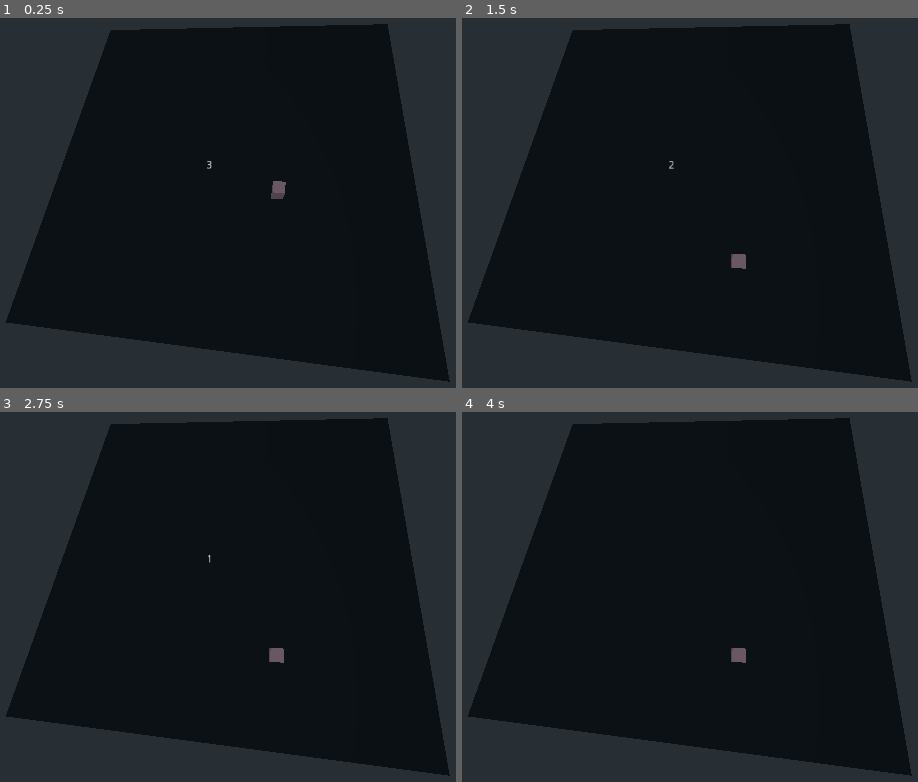
Above: before the commit, frames 1-4 (two rows, left to right).
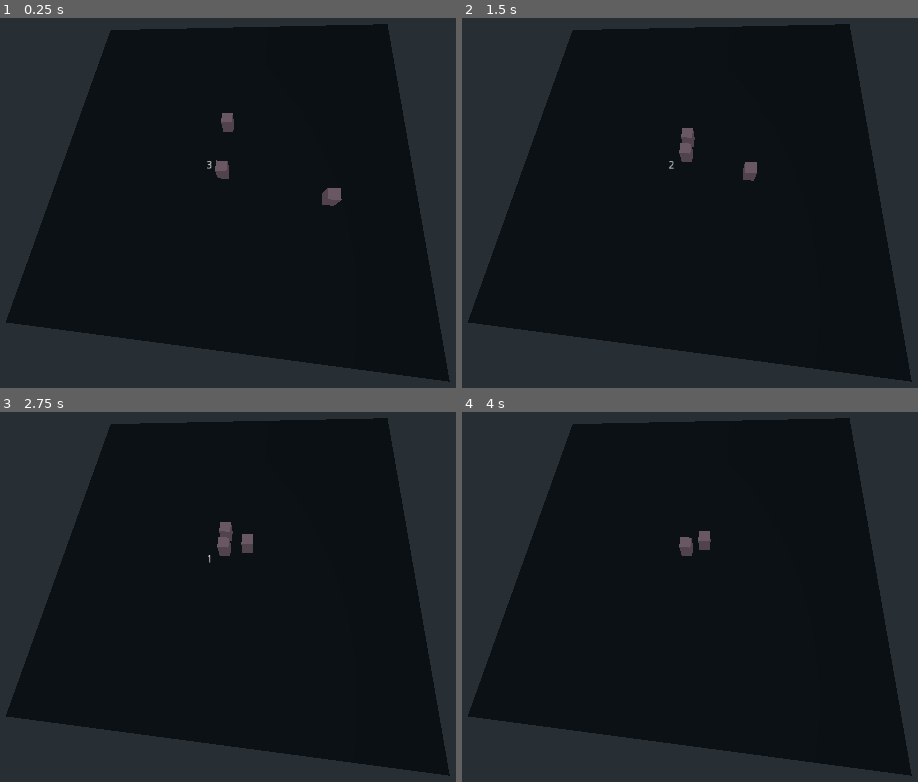
Above: after the commit, the same moments.

Repository: daavidtech/starwars_autochess
Game: Godot game, scene res://scenes/PlayGame.tscn
Two runs of this game, one before a commit and one after it. Both use one fixed random seed, a clock stepped at 60 frames per second and the inputs below. This scene is started directly instead of the project's main scene.
Inputs (mouse positions are in pixels of both pictures, inside the frame that each line leads up to):
- Up to frame 1 (0.25 s): no input
- Up to frame 2 (1.5 s): move the mouse to (872, 173) at 0.52 s; move the mouse to (534, 217) at 1.27 s
- Up to frame 3 (2.75 s): move the mouse to (314, 486) at 2.02 s
- Up to frame 4 (4 s): move the mouse to (658, 682) at 2.77 s; tap Enter at 3.5 s; move the mouse to (outside the picture) at 3.52 s

The runs differ from the first frame. In frame 1, 0.6% of the frame differs, in the area x 47-75%, y 25-51%; in frame 2, 0.5%; in frame 3, 0.5%; in frame 4, 0.4%.

Commit message:
Implment simple battle scenario

Diff:
--- a/scripts/Collision.gd
+++ /dev/null
@@ -1,16 +0,0 @@
-extends Node
-
-
-# Declare member variables here. Examples:
-# var a = 2
-# var b = "text"
-
-
-# Called when the node enters the scene tree for the first time.
-func _ready():
-	pass # Replace with function body.
-
-
-# Called every frame. 'delta' is the elapsed time since the previous frame.
-#func _process(delta):
-#	pass
--- a/scripts/Droid.gd
+++ b/scripts/Droid.gd
@@ -8,31 +8,5 @@
 
 onready var parent_coordinates = get_parent().translation
 
-func _integrate_forces(state):
-	if dragging:
-		var viewport = get_viewport()
-
-		var camera = viewport.get_camera()
-		var mouse_position = viewport.get_mouse_position()
-
-		var from = camera.project_ray_origin(mouse_position)
-		var to = from + camera.project_ray_normal(mouse_position) * 200
-
-		var direct_state = get_world().direct_space_state
-
-		var collision = direct_state.intersect_ray(from, to, [], 5)
-
-		if collision:
-			if collision.collider.is_in_group("Characters"):
-				return
-
-			var xform = state.get_transform()
-
-			xform.origin.x = collision.position.x
-			xform.origin.z = collision.position.z
-			xform.origin.y = collision.position.y + 5
-
-			state.set_transform(xform)
-
 func attack():
-	print("attack")
+	attack_closest_unit()
--- /dev/null
+++ b/scripts/PathCoordinator.gd
@@ -0,0 +1,24 @@
+extends Node
+
+var Unit = preload("res://scripts/Unit.gd")
+
+var x = null
+var y = null
+
+var units = {}
+
+func get_units():
+	return units.values()
+
+func add_unit(unit):
+	units[unit.get_instance_id()] = unit
+
+func remove_unit(unit):
+	units.erase(unit.get_instance_id())
+
+func set_size(x, y):
+	x = x
+	y = y
+
+func commit_path():
+	pass
--- a/scripts/PlayGame.gd
+++ b/scripts/PlayGame.gd
@@ -1,11 +1,14 @@
 extends Spatial
 
 var Droid = preload("res://scenes/Droid.tscn")
+var PathCoordinator = preload("res://scripts/PathCoordinator.gd")
 
 onready var game_map = $GameMap
 onready var game_start_timer = $GameStartTimer
 onready var start_time_left = $Control/StartTimeLeft
 onready var game_grid = $GameMap/GameGrid
+
+onready var path_coordinator = PathCoordinator.new()
 
 var your_units = []
 var enemy_units = []
@@ -13,41 +16,25 @@
 var start_timer_tics = 0
 export var game_start_time = 3
 
-var droids = []
+const YOU = 1
+const ENEMY = 2
 
 func _ready():
-	print("map scale", game_map.transform)
-
 	start()
 
-func spawn_droid(x, z):
-	var new_droid = Droid.instance()
-
-	new_droid.set_game_grid(game_grid)
-	new_droid.transform.origin.x = x
-	new_droid.transform.origin.z = z
-	new_droid.transform.origin.y = transform.origin.y
-
-	game_map.add_child(new_droid)
-
-	droids.push_back(new_droid)
-
-func move_all_droids(x, z):
-	for droid in droids:
-		droid.move_to_point(x, z)
-
-func spawn_unit(x: int, y: int, Unit):
+func spawn_unit(x: int, y: int, Unit, team: int):
 	var new_unit = Unit.instance()
 
-	var origin = game_grid.get_column_origin(x, y)
+	new_unit.set_position(x, y)
 
-	print("origin ", origin)
+	new_unit.team = team
+	new_unit.set_path_coordinator(path_coordinator)
+	new_unit.connect("death", self, "_on_unit_death")
+	path_coordinator.add_unit(new_unit)
 
-	new_unit.transform.origin.x = origin.x
-	new_unit.transform.origin.z = origin.z
-	new_unit.transform.origin.y = transform.origin.y
+	game_map.add_child(new_unit)
 
-	game_grid.add_unit(new_unit)
+	return new_unit
 
 func start():
 	game_start_timer.start()
@@ -56,14 +43,21 @@
 
 	var size = game_map.get_size()
 
-	var new_droid = Droid.instance()
+	var your_unit = spawn_unit(0, -2, Droid, YOU)
 
-	new_droid.transform.origin.z = 3
+	var your_unit2 = spawn_unit(6, -3, Droid, YOU)
 
-	game_map.add_child(new_droid)
+	var enemy_unit = spawn_unit(0, 2, Droid, ENEMY)
 
-	new_droid.move(3, -6)
+	your_unit.attack()
+	enemy_unit.attack()
+	your_unit2.attack()
 
+func _on_unit_death(unit):
+	print("on unit death")
+
+	game_map.remove_child(unit)
+	path_coordinator.remove_unit(unit)
 
 func _on_GameStartTimer_timeout():
 	start_timer_tics += 1
--- a/scripts/Unit.gd
+++ b/scripts/Unit.gd
@@ -1,17 +1,50 @@
 extends KinematicBody
 
-export var speed = 10
+export var health = 100
+export var speed = 2
 export var attack_range = 1
+export var attack_rate = 1
+
+signal death(unit)
 
 var move_destination = null
 var move_direction = null
 
-var game_grid = null
+var path_coordinator = null
 
-func set_game_grid(g):
-	game_grid = g
+var current_target = null
+
+var team = null
+
+var since_last_hit = 0
+
+func set_path_coordinator(c):
+	path_coordinator = c
 
 func _physics_process(delta):
+	since_last_hit += delta
+
+	if current_target:
+		var my_position = get_position()
+		var target_position = current_target.get_position()
+
+		if (my_position.x > target_position.x - 1 and my_position.x < target_position.x + 1
+			and my_position.y > target_position.y - 1 and my_position.y < target_position.y + 1):
+			stop()
+
+			if since_last_hit > attack_rate:
+				hit_target()
+				since_last_hit = 0
+
+			if current_target.is_death():
+#				print("it is death")
+
+				current_target = null
+
+				attack_closest_unit()
+		else:
+			move(target_position.x, target_position.y)
+
 	if move_direction != null:
 		handle_move(delta)
 
@@ -25,8 +58,6 @@
 
 		step_size = move_direction.length()
 		stop_now = true
-
-	print("translation.x ", translation.x, " destination.x ", move_destination.x)
 
 	if move_destination.x > translation.x and translation.x + step_size > move_destination.x:
 		move_direction.x = 0
@@ -47,15 +78,28 @@
 		move_destination = null
 
 func stop():
-	print("stopping now")
+	move_destination = null
+	move_direction = null
 
 func move(x, y):
-	print("moving to point")
+#	print("moving to point")
 
 	move_destination = Vector3(y, transform.origin.y, x)
 
 	move_direction = move_destination - translation
 
+func set_position(x, y):
+	translation.x = y
+	translation.z = x
+
+func get_position():
+	return {
+		"x": translation.z,
+		"y": translation.x
+	}
+
+func set_current_target(t):
+	current_target = t
 
 func find_closest_enemy():
 	var direct_state = get_world().direct_space_state
@@ -72,3 +116,26 @@
 	for collision in collisions:
 		if collision.collider.has_group("enemy"):
 			return collision.collider
+
+
+func attack_closest_unit():
+	var units = path_coordinator.get_units()
+
+	for unit in units:
+		if unit != self and unit.team != team:
+			set_current_target(unit)
+			return
+
+func take_damage(amount: int):
+	health -= amount
+
+	if health <= 0:
+		print("It is deadth")
+		emit_signal("death", self)
+
+func is_death():
+	return health <= 0
+
+func hit_target():
+	if current_target:
+		current_target.take_damage(30)
